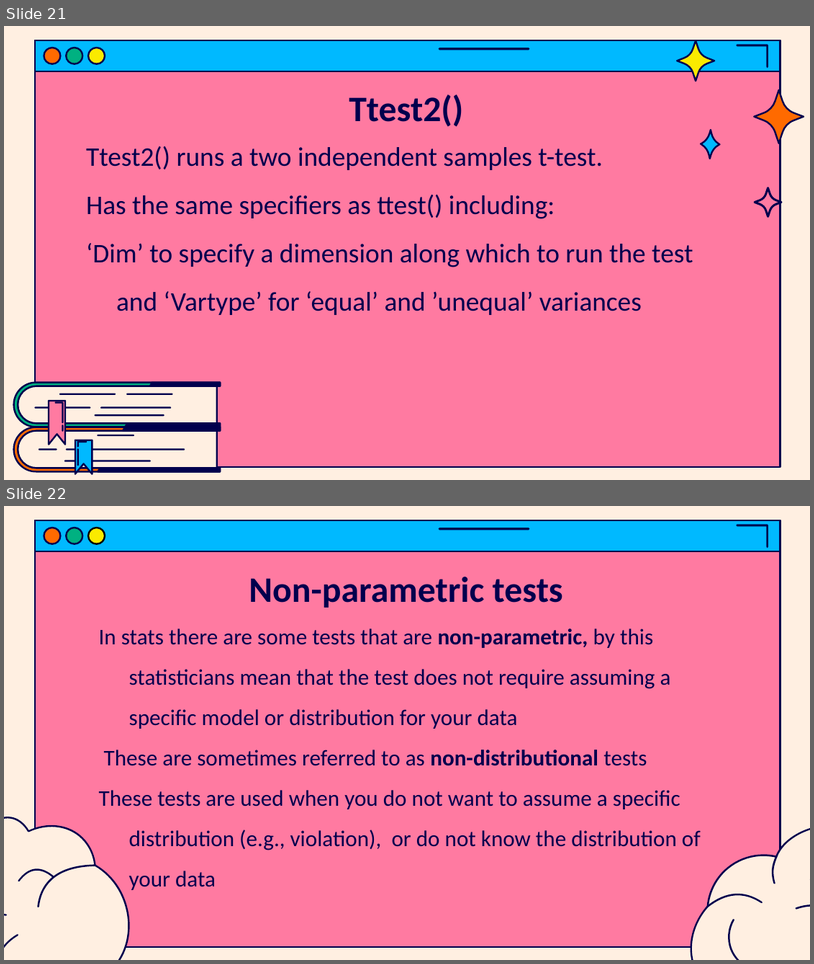
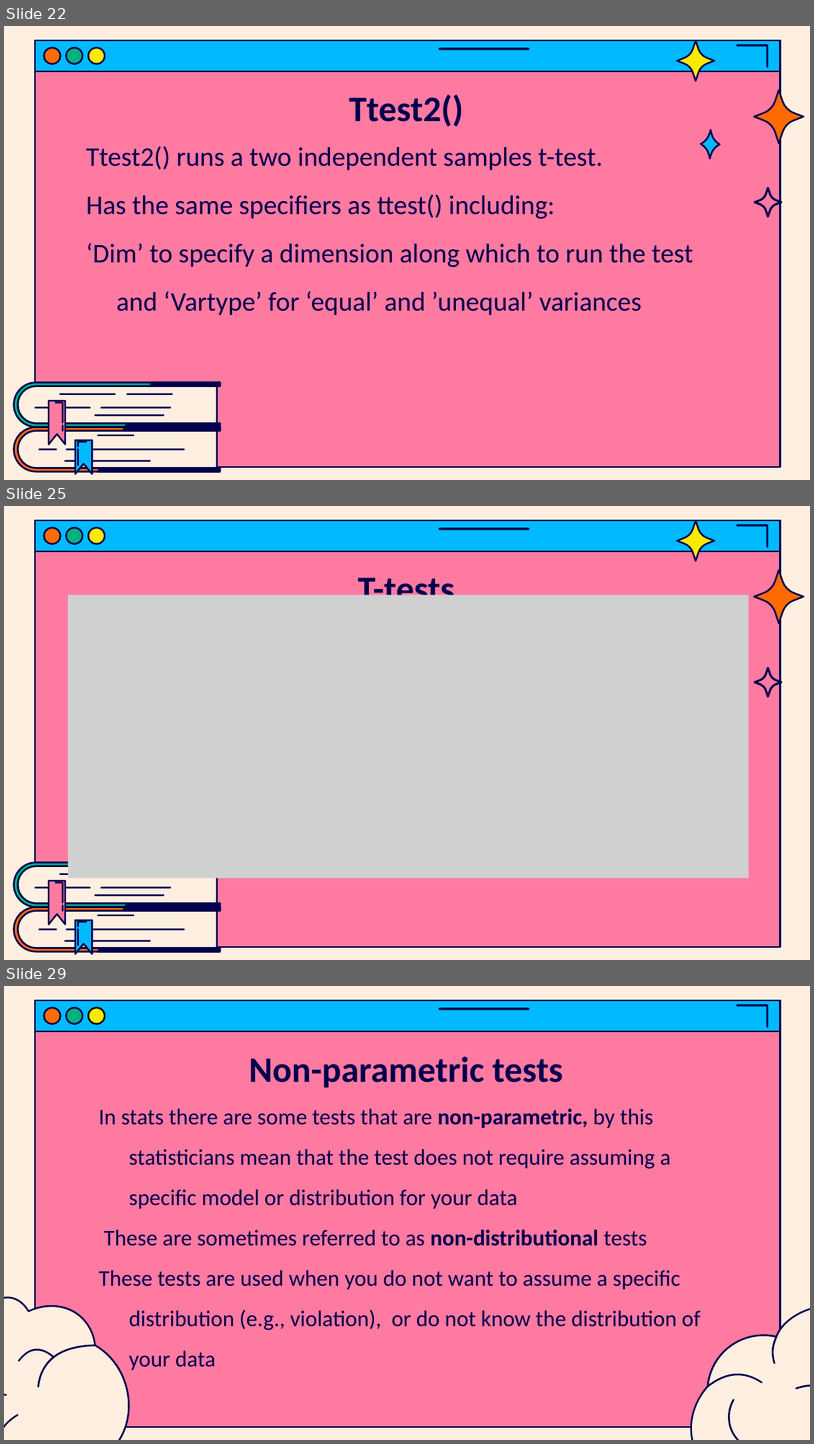
Before and after one commit to jasondsc/MATDRAB2MATFAB, a slide deck: slides/MATLAB_class_6.pptx. Shown one above the other, each under a label of ours: slides 21 and 22 before the commit, slides 22, 25 and 29 after it; the slides between them are not shown. The pictures are 814x964 and 814x1444 pixels, drawn with LibreOffice and Linux fonts; fonts in the diff are those of the drawing; grey boxes stand for pictures. Boxes give left, top, right and bottom in pixels: in the first picture for what was removed or moved away, otherwise in the second. Text is boxed around its words. In the diff, an @@ line names an element or a change of style, - is before the commit and + after.

```diff
--- a/slides/MATLAB_class_6.pptx
+++ b/slides/MATLAB_class_6.pptx
@@ slide 25 added at (4,506,810,960), background #FFEFE1; not listed: 7 template elements that a slide beside it also shows @@
@@ freeform shape added at (677,520,715,561), fill #FAEA00, outline #00004D 1.5 pt @@
@@ freeform shape added at (755,569,804,623), fill #FF6A00, outline #00004D 1.5 pt @@
@@ title added at (358,572,455,610), 32 pt, text #00004D, bold @@
+T-tests
@@ picture added at (67,595,748,878) @@
@@ freeform shape added at (755,667,782,697), fill #00004D, outline #00004D 0.75 pt @@
@@ group added at (13,862,221,955): 30 freeform shapes @@
@@ what was slide 21 is now slide 22 @@
@@ what was slide 22 is now slide 29 @@
```
Also in this commit, not shown: 1 slide changed, 6 other slides added, 2 other files.
